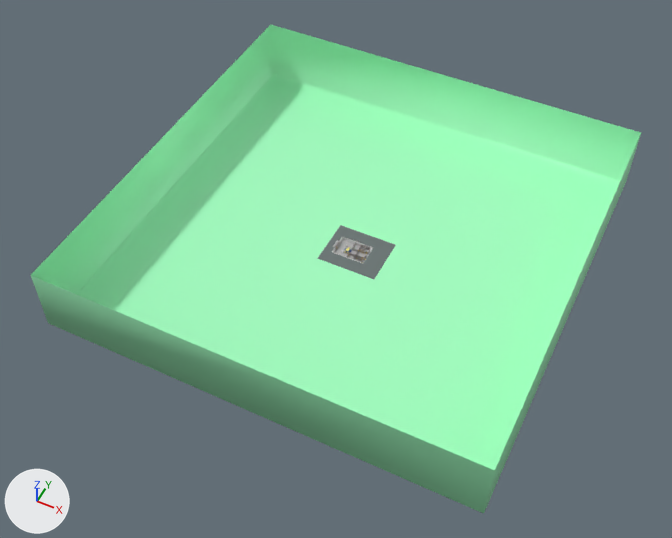
What one commit did to the glTF model RiihimakiEverything.glb.
The view is the same before and after, from a 50 mm lens placed at (188.0, -408.0, 484.0), pointed at (-4.0, -26.0, 5.0). Lighting does not change. The marker at lower left points along +X, +Y and +Z. Where no turn or scale is listed for an object, it has been applied to the vertices. Vertices at the same position are counted once.

Objects in the first picture: 'BG', 'FFL'.
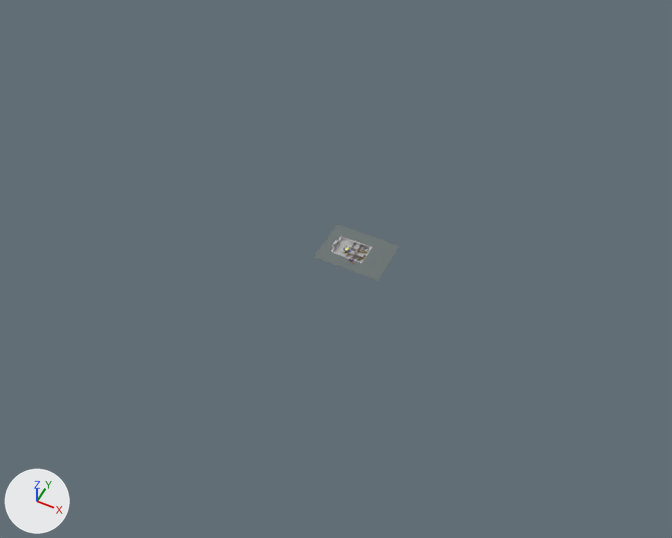
Boxes (x1, y1, x2, y2) around the edits, measured in the pictures (672 x 538 px; the box of a moved part takes in the faces that stretch with it):
'BG', deleted (green): before (31, 24, 641, 513)
'Billboard', added: after (348, 258, 354, 263)
part 1 of me_plane_015, moved or reshaped: before (366, 242, 395, 279); after (366, 242, 400, 281)
part 2 of me_plane_015, moved or reshaped: before (318, 225, 346, 260); after (314, 224, 344, 260)

Patch to the scene script:
```diff
--- a/RiihimakiEverything.glb.py
+++ b/RiihimakiEverything.glb.py
@@ img_riihimaki @@
+img_riihimaki = load_image('Riihimaki', '_unpacked/Riihimaki', 980, 728, 'sRGB')
@@ mat_frame @@
+mat_frame = principled_material('Frame')
+mat_frame.base_color = (0.753, 0.368, 0.113)  # orange #e1a35e
@@ mat_project_one @@
+mat_project_one = principled_material('Project One')
+mat_project_one.texture = img_riihimaki
@@ me_plane_015 @@
 me_plane_015.from_pydata(...)  # 87 vertices, 150 faces; spans x -21.1..22.8, y -18.0..18.5, z -0.1..0.0
 # used by ob_ffl; location = (-0.8, -0.2, 0.1)
 # before: 6 (-21.1, -18.0, -0.1) at pixel (317, 258), 7 (-21.1, -11.4, -0.1) at pixel (321, 252), 10 (-21.1, -8.2, -0.1) at pixel (323, 249), 18 (-21.1, 18.5, -0.1) at pixel (340, 225), 43 (-21.1, -11.4, 0.0) at pixel (321, 252)
 # before: 44 (-21.1, -18.0, 0.0) at pixel (317, 258), 50 (-21.1, -8.2, 0.0) at pixel (323, 249), 58 (-21.1, 18.5, 0.0) at pixel (340, 225)
+# me_plane_015 part 1: all 12 vertices in x 22.8, y -18.0..18.5, z -0.1..0.0 are moved by (3.9, 0.0, 0.0)
+# me_plane_015 part 2
+for i in [6, 7, 10, 18, 43, 44, 50, 58]: me_plane_015.vertices[i].co += Vector((-2.0, 0.0, 0.0))
 me_plane_015.materials.append(mat_ground)
@@ me_cube_002 @@
+me_cube_002.from_pydata(...)  # 32 vertices, 40 faces; spans x -2.29..2.29, y -0.1..0.1, z 0.0..3.99
+# faces by material slot: [38, 2]
+me_cube_002.materials.append(mat_frame)  # orange #e1a35e
+me_cube_002.materials.append(mat_project_one)  # picture img_riihimaki
@@ ob_bg @@
-ob_bg = bpy.data.objects.new('BG', me_cube_001)
-ob_bg.location = (0.0, 0.0, 0.0)
@@ ob_billboard @@
+ob_billboard = bpy.data.objects.new('Billboard', me_cube_002)
+ob_billboard.location = (1.0, -11.4, 0.1)
```
